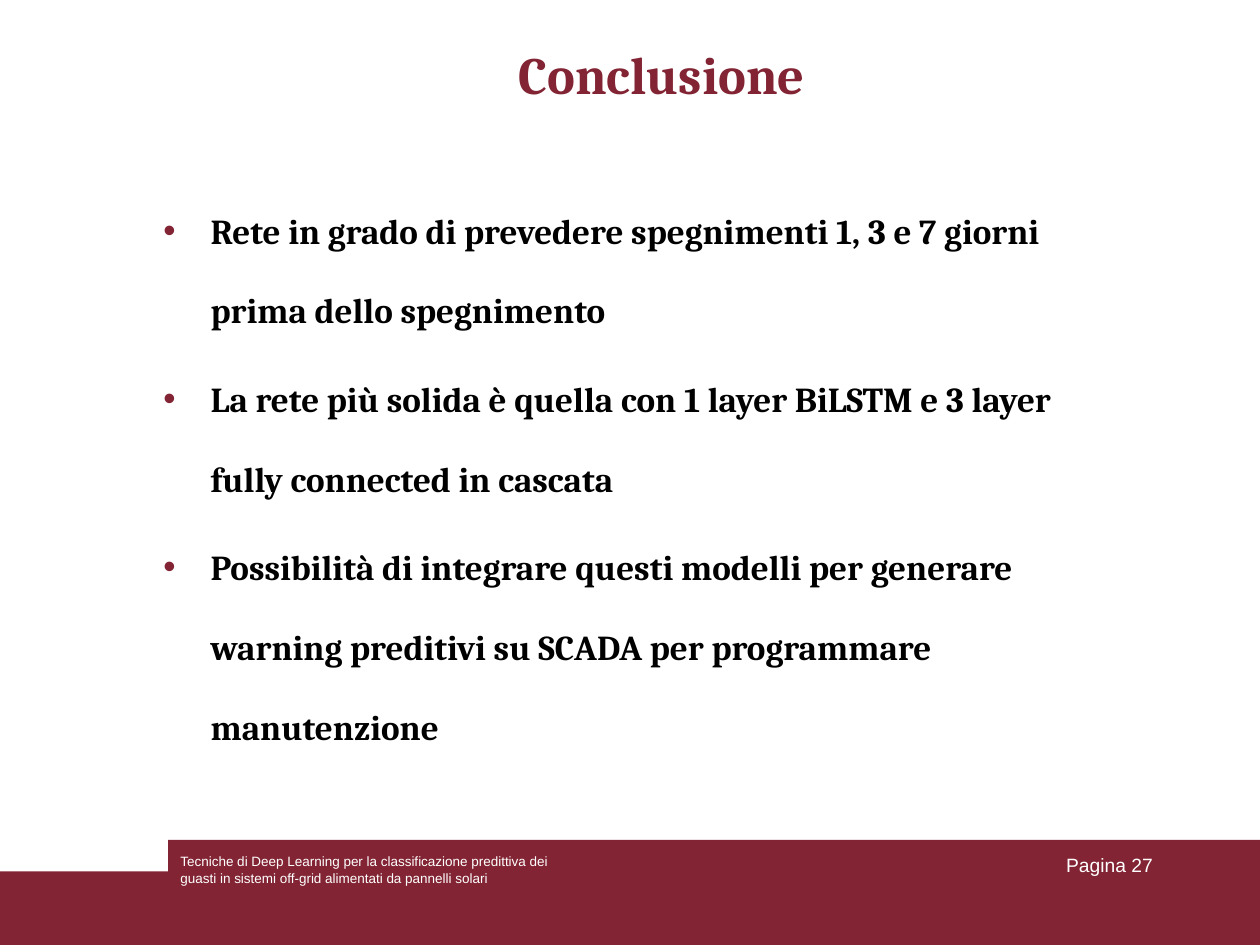
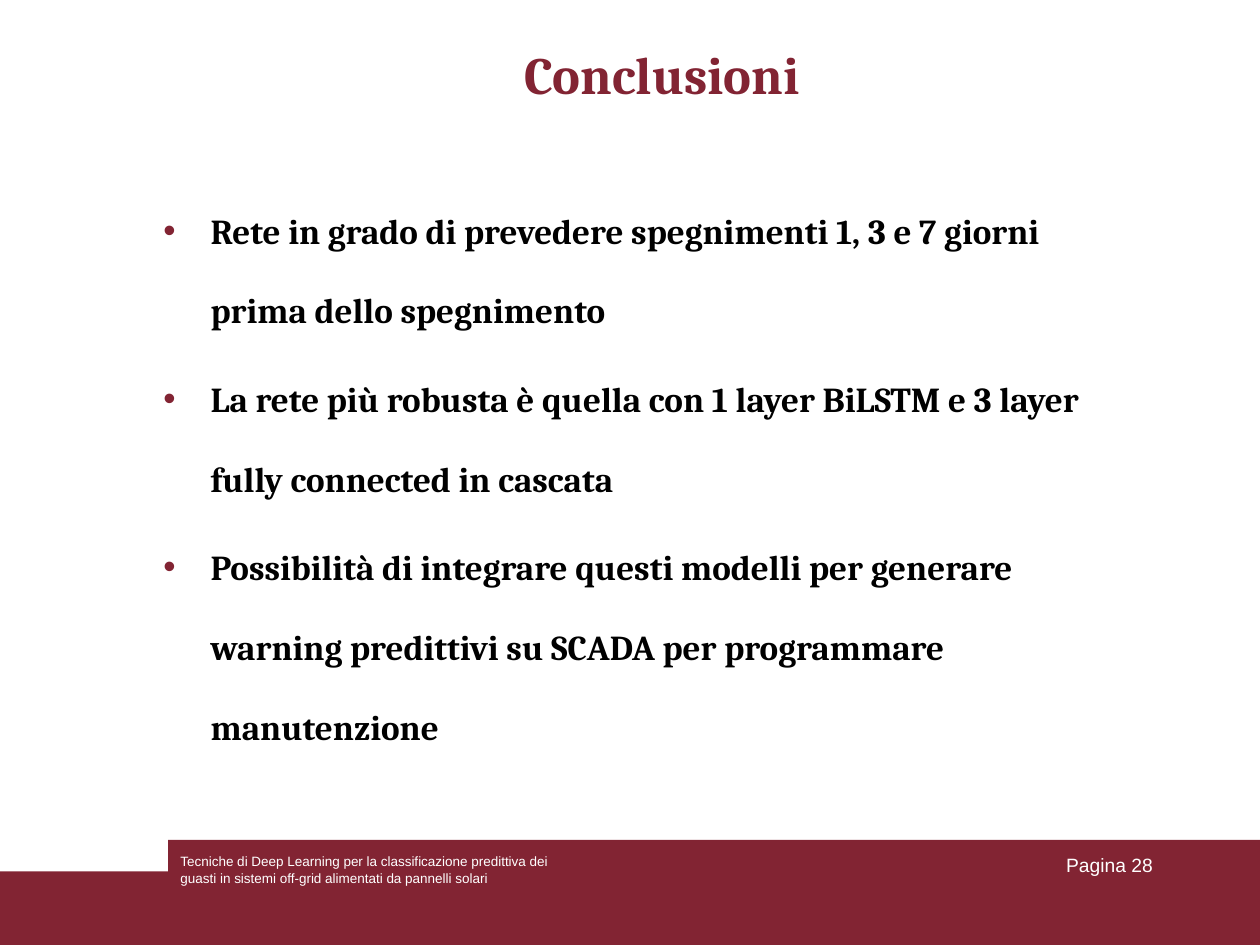
Before and after one commit to lorenzoooooo/DL-for-Predictive-Fault-Classification-in-Off-Grid-Systems, a slide deck: slide 28 of Presentazione_tesi.ppt (slide 27 before the commit). Drawn at 1260x945 pixels with LibreOffice and Linux fonts; fonts in the diff are those of the drawing. Boxes give left, top, right and bottom in pixels: in the first picture for what was removed or moved away, otherwise in the second. Text is boxed around its words. In the diff, an @@ line names an element or a change of style, - is before the commit and + after.

```diff
--- a/Presentazione_tesi.ppt
+++ b/Presentazione_tesi.ppt
@@ title at [524,57,799,95]: text changed @@
-Conclusione
+Conclusioni
@@ text at [211,387,1078,741]: text changed @@
-• La rete più solida è quella con 1 layer BiLSTM e 3 layer fully connected in cascata
-• Possibilità di integrare questi modelli per generare warning preditivi su SCADA per programmare manutenzione
+• La rete più robusta è quella con 1 layer BiLSTM e 3 layer fully connected in cascata
+• Possibilità di integrare questi modelli per generare warning predittivi su SCADA per programmare manutenzione
@@ page number at [1066,858,1152,876]: text changed @@
-Pagina 27
+Pagina 28
```
Also in this commit, not shown: 17 other slides changed, 1 slide added.
